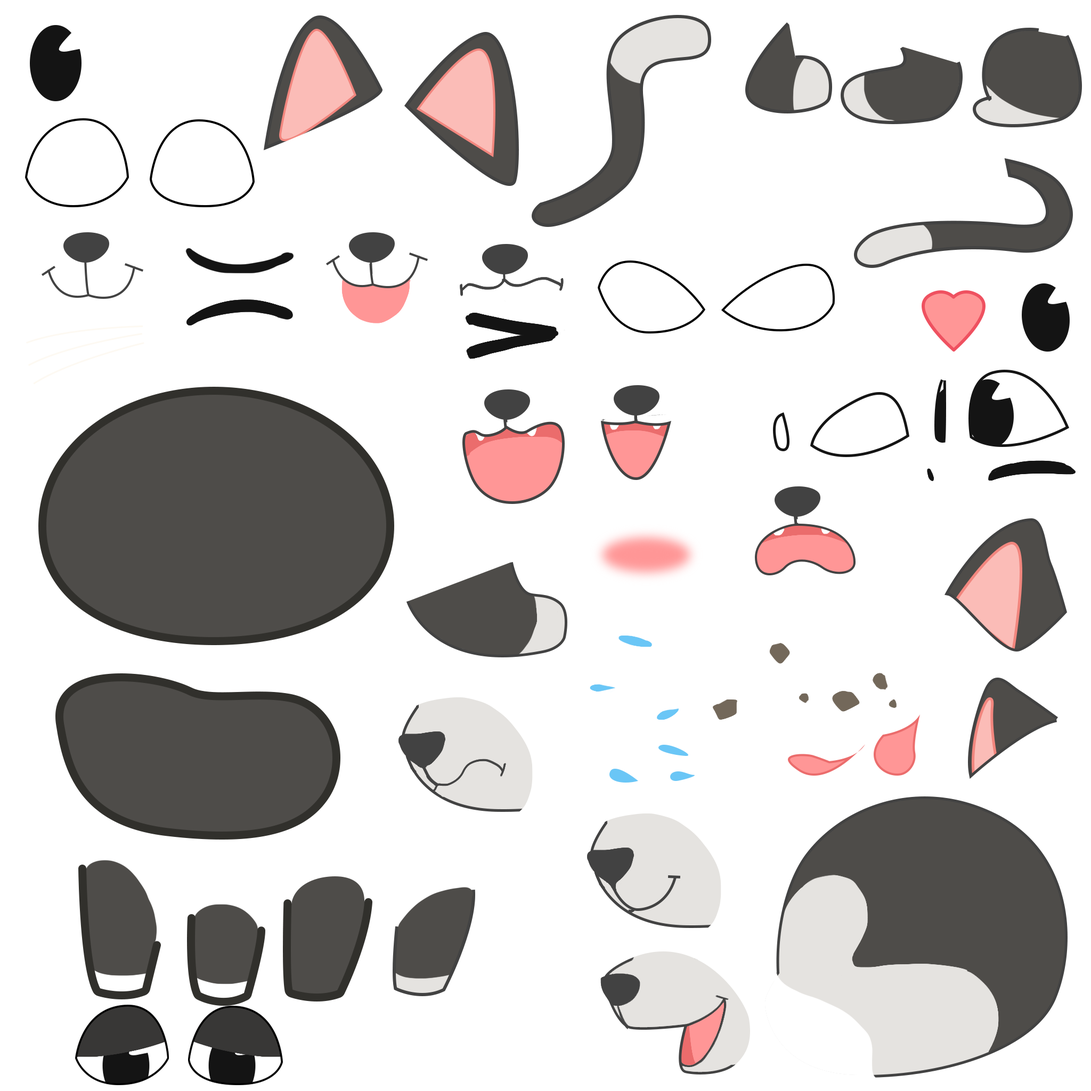
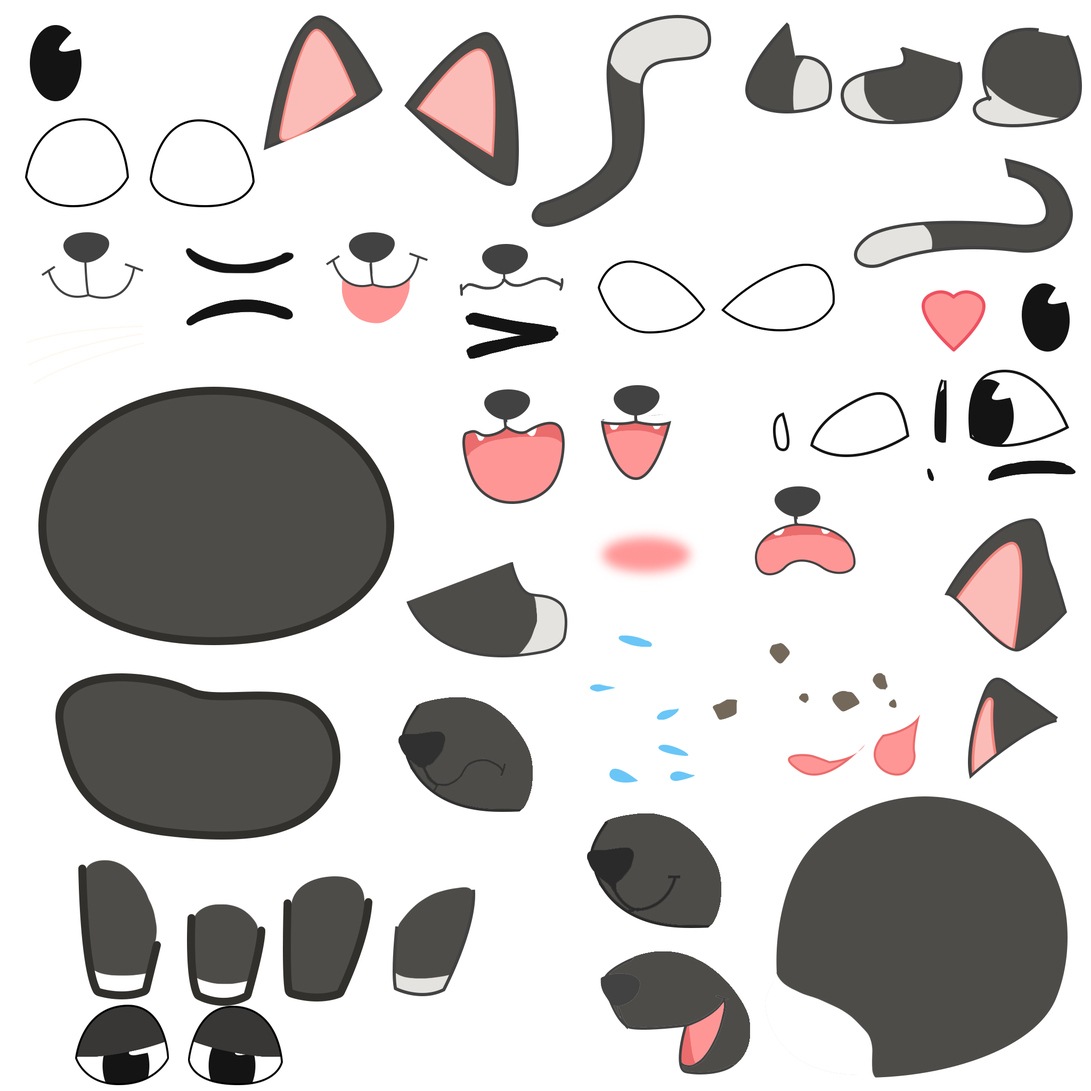
Before/after of a 1091x1091 layered artwork. What changed in the layer stack:
painted on "chan truc phai" over [754, 101, 815, 114]
painted on "chan truoc trai" (1st of 2, in "meo ngu") over [841, 53, 963, 125]
painted on "mat phai" (2nd of 3, in "dau cui xuong") over [934, 379, 948, 443]
added layer "mui copy" in group "dau cui xuong" over [609, 951, 751, 1073]
hid "mui" (1st of 2, in "dau cui xuong") over [609, 951, 751, 1073]
added layer "mieng copy 2" in group "dau cui xuong" over [398, 697, 533, 813]
hid "mieng copy" over [398, 697, 533, 813]
added layer "mieng copy 3" in group "dau cui xuong" over [587, 813, 722, 929]
hid "mieng" over [587, 813, 722, 929]
painted on "dau copy" over [765, 796, 1069, 1079]
